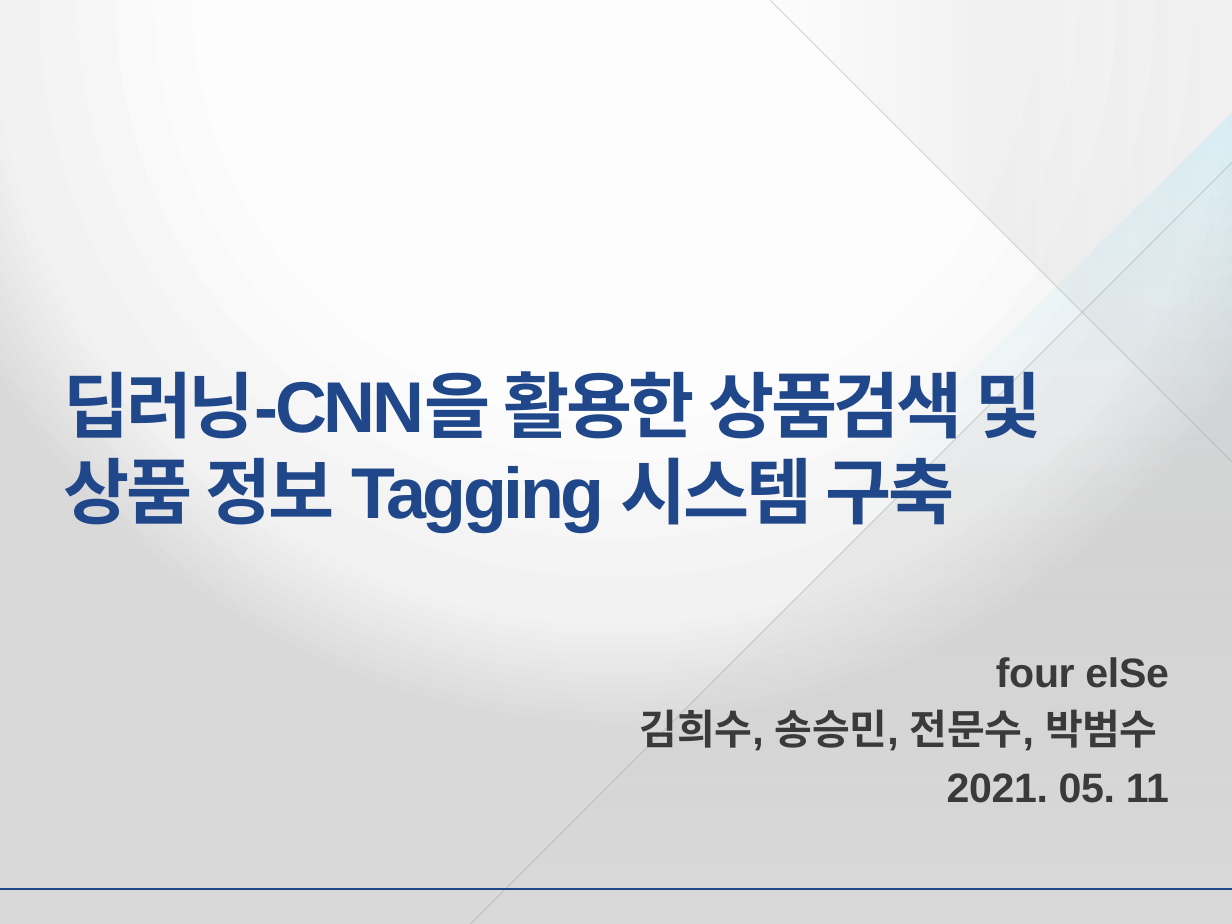
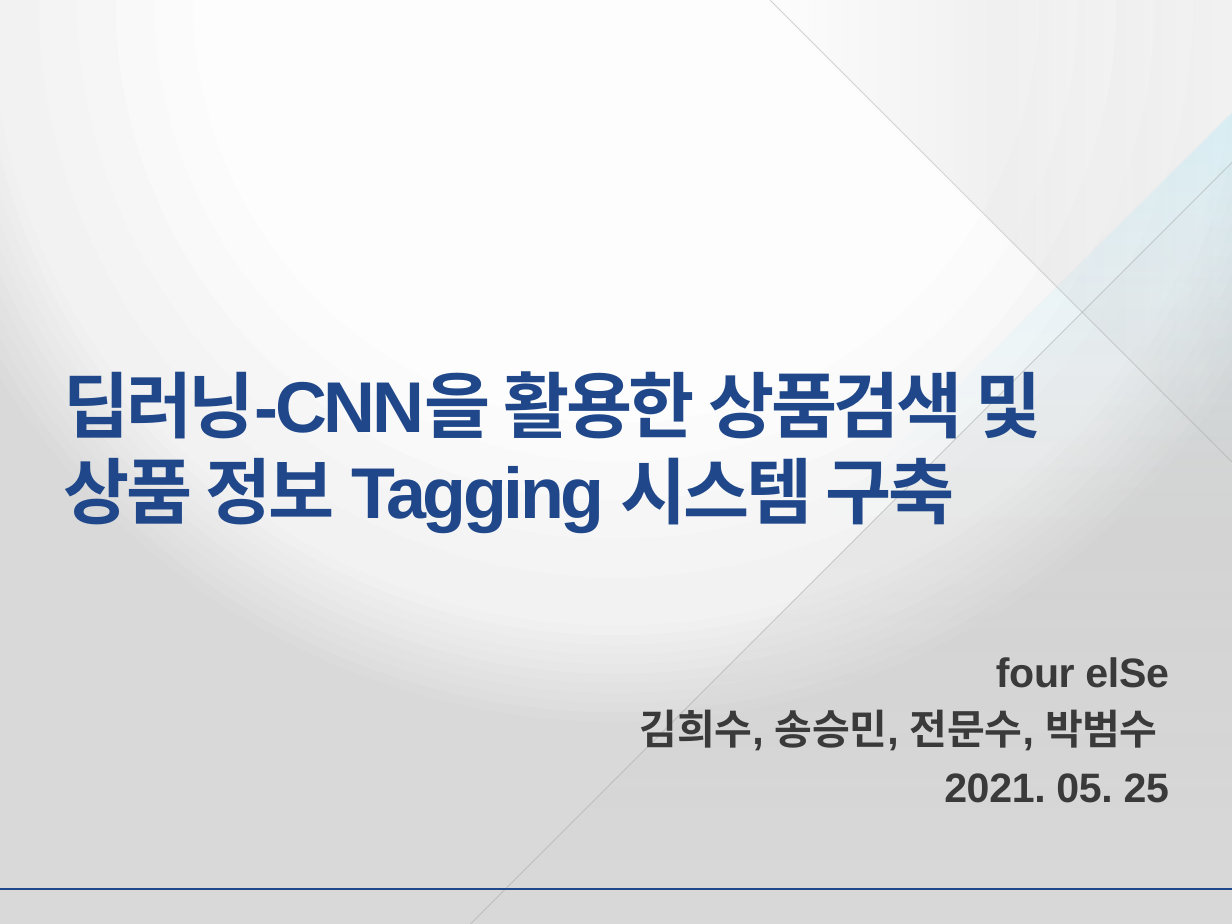
Before and after one commit to SeungMinSong2929/2021-1-CECD3-four-elSe-1, a slide deck: slide 1 of 발표자료/발표 피피티/13주차_발표피피티_four_elSe ver1.1.pptx. Drawn at 1232x924 pixels with LibreOffice and Linux fonts; fonts in the diff are those of the drawing; background and template pictures are left out. Boxes give left, top, right and bottom in pixels: in the first picture for what was removed or moved away, otherwise in the second. Text is boxed around its words. In the diff, an @@ line names an element or a change of style, - is before the commit and + after.

```diff
--- a/발표자료/발표 피피티/13주차_발표피피티_four_elSe ver1.1.pptx
+++ b/발표자료/발표 피피티/13주차_발표피피티_four_elSe ver1.1.pptx
@@ text at (944, 773, 1169, 803): text changed @@
-2021. 05. 11
+2021. 05. 25
```
Also in this commit, not shown: 1 other file.
